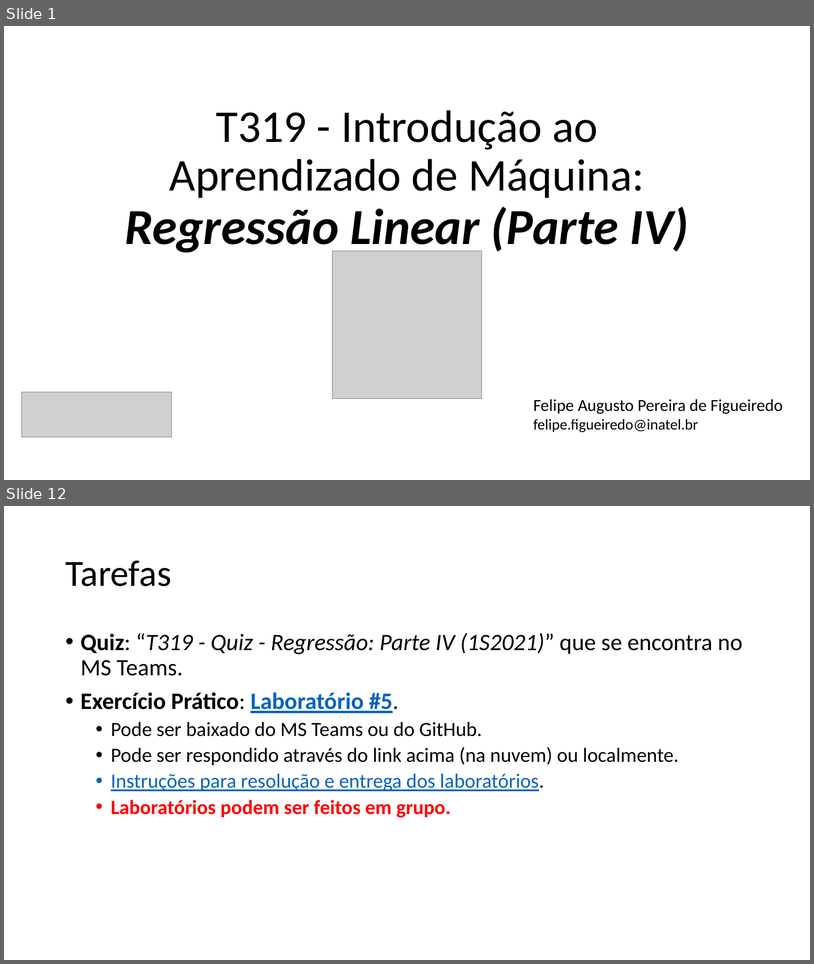
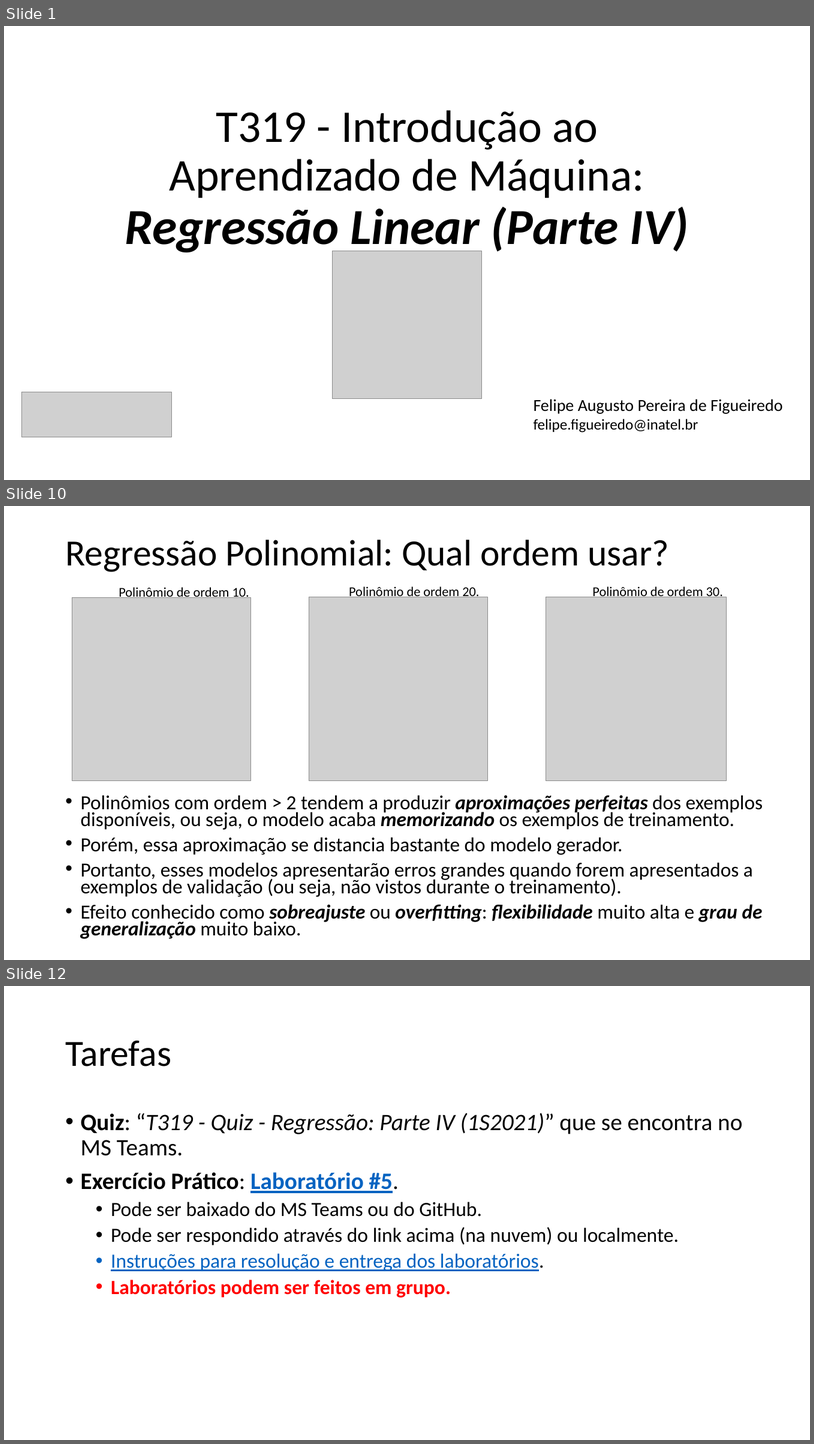
Before and after one commit to zz4fap/t319_aprendizado_de_maquina, a slide deck: slides/T319_Regressão_Linear (Parte IV).pptx. Shown one above the other, each under a label of ours: slides 1 and 12 before the commit, slides 1, 10 and 12 after it; the slides between them are not shown. The pictures are 814x964 and 814x1444 pixels, drawn with LibreOffice and Linux fonts; fonts in the diff are those of the drawing; grey boxes stand for pictures. Boxes give left, top, right and bottom in pixels: in the first picture for what was removed or moved away, otherwise in the second. Text is boxed around its words. In the diff, an @@ line names an element or a change of style, - is before the commit and + after.

```diff
--- a/slides/T319_Regressão_Linear (Parte IV).pptx
+++ b/slides/T319_Regressão_Linear (Parte IV).pptx
@@ slide 10 added at [4,506,810,960], background #FFFFFF @@
@@ title added at [65,540,669,572], 44 pt, text #000000 @@
+Regressão Polinomial: Qual ordem usar?
@@ text added at [119,587,249,600], 16 pt, text #000000 @@
+Polinômio de ordem 10.
@@ text added at [349,585,479,600], 16 pt, text #000000 @@
+Polinômio de ordem 20.
@@ text added at [593,586,723,597], 16 pt, text #000000 @@
+Polinômio de ordem 30.
@@ picture added at [72,597,251,781] @@
@@ picture added at [309,597,488,781] @@
@@ picture added at [546,597,727,781] @@
@@ text added at [81,795,763,939], 23.8 pt, text #000000 @@
+• Polinômios com ordem > 2 tendem a produzir aproximações perfeitas dos exemplos disponíveis, ou seja, o modelo acaba memorizando os exemplos de treinamento.
+• Porém, essa aproximação se distancia bastante do modelo gerador.
+• Portanto, esses modelos apresentarão erros grandes quando forem apresentados a exemplos de validação (ou seja, não vistos durante o treinamento).
+• Efeito conhecido como sobreajuste ou overfitting: flexibilidade muito alta e grau de generalização muito baixo.
```
Also in this commit, not shown: 3 slides changed, 6 other slides added, 7 slides removed, 41 other files.
